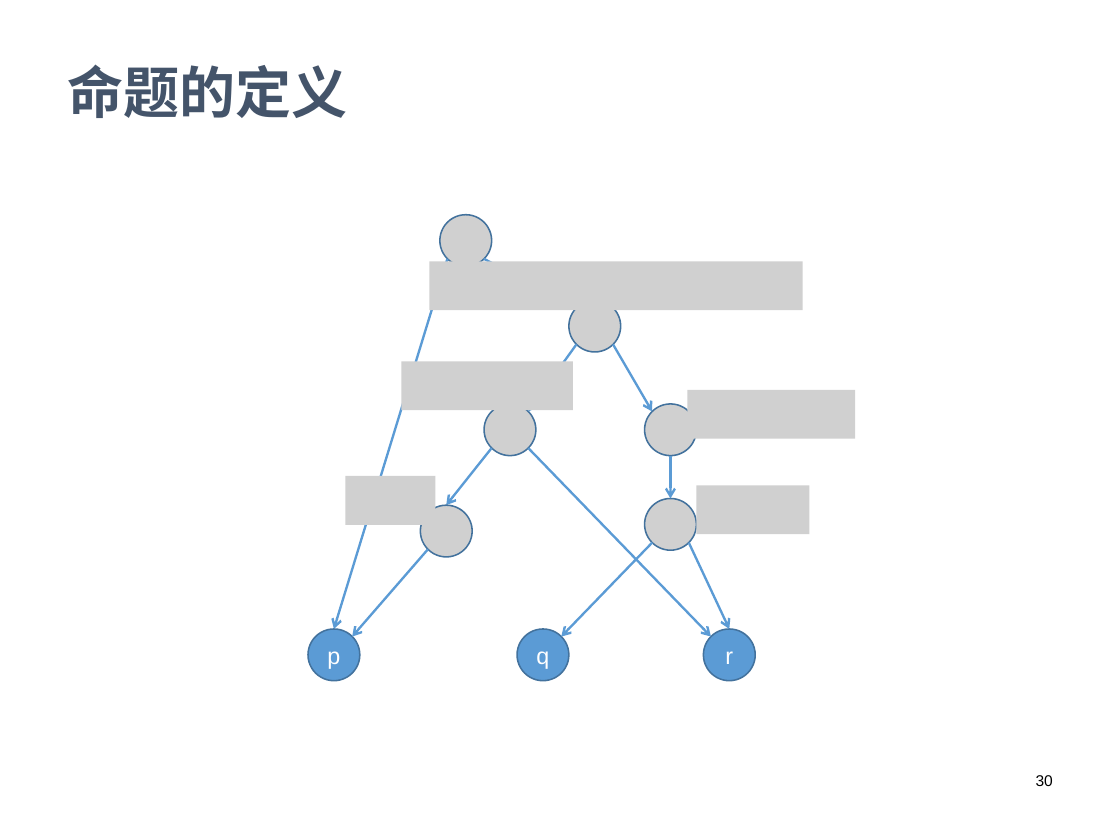
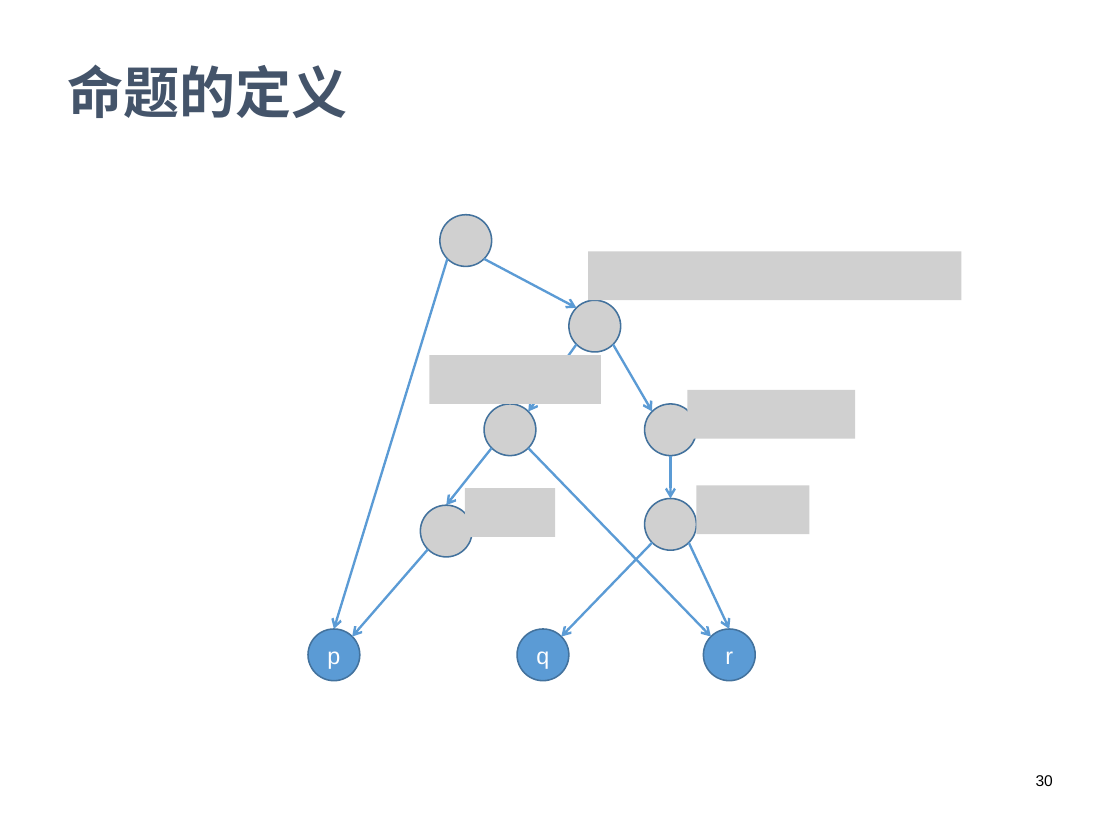
Before and after one commit to gecunjing/gecunjing.github.io, a slide deck: slide 30 of Logic/2025/lec02.pptx. Drawn at 1120x840 pixels with LibreOffice and Linux fonts; fonts in the diff are those of the drawing; grey boxes stand for pictures; background and template pictures are left out. Boxes give left, top, right and bottom in pixels: in the first picture for what was removed or moved away, otherwise in the second. Text is boxed around its words. In the diff, an @@ line names an element or a change of style, - is before the commit and + after.

```diff
--- a/Logic/2025/lec02.pptx
+++ b/Logic/2025/lec02.pptx
@@ picture: place and size @@
-picture at (429,261,802,310)
+picture at (588,252,961,301)
@@ picture: place and size @@
-picture at (401,362,572,411)
+picture at (429,355,600,404)
@@ picture: place and size @@
-picture at (345,476,436,525)
+picture at (465,488,556,538)
```
Also in this commit, not shown: 2 other slides changed, 1 other file.
